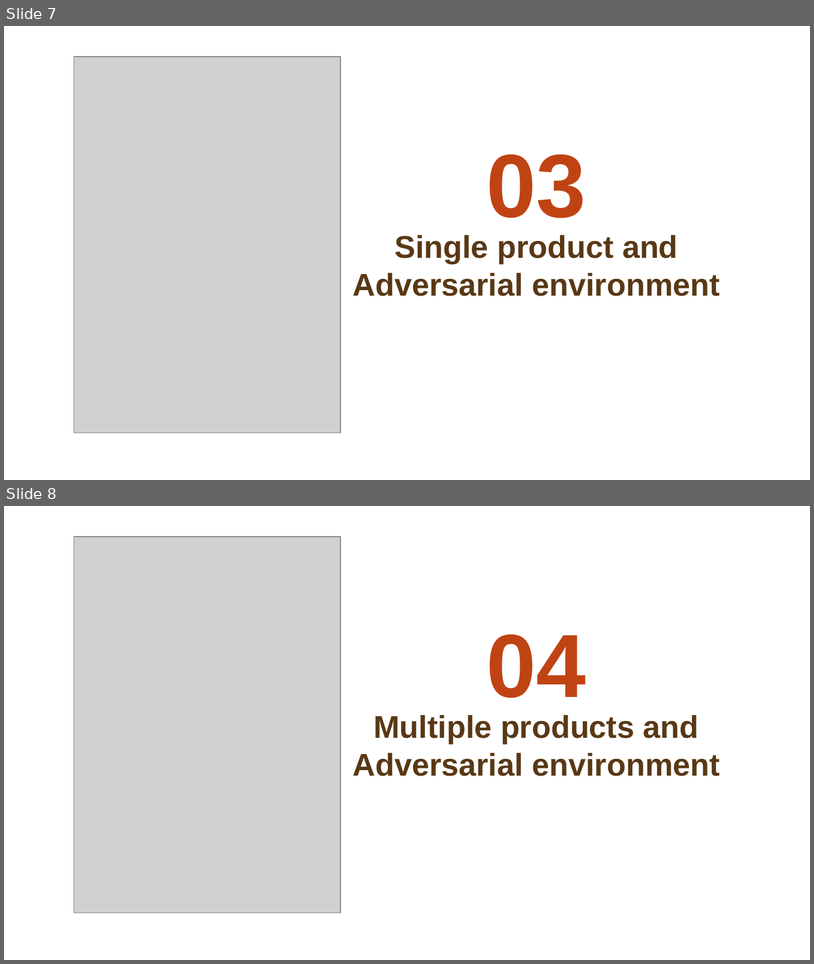
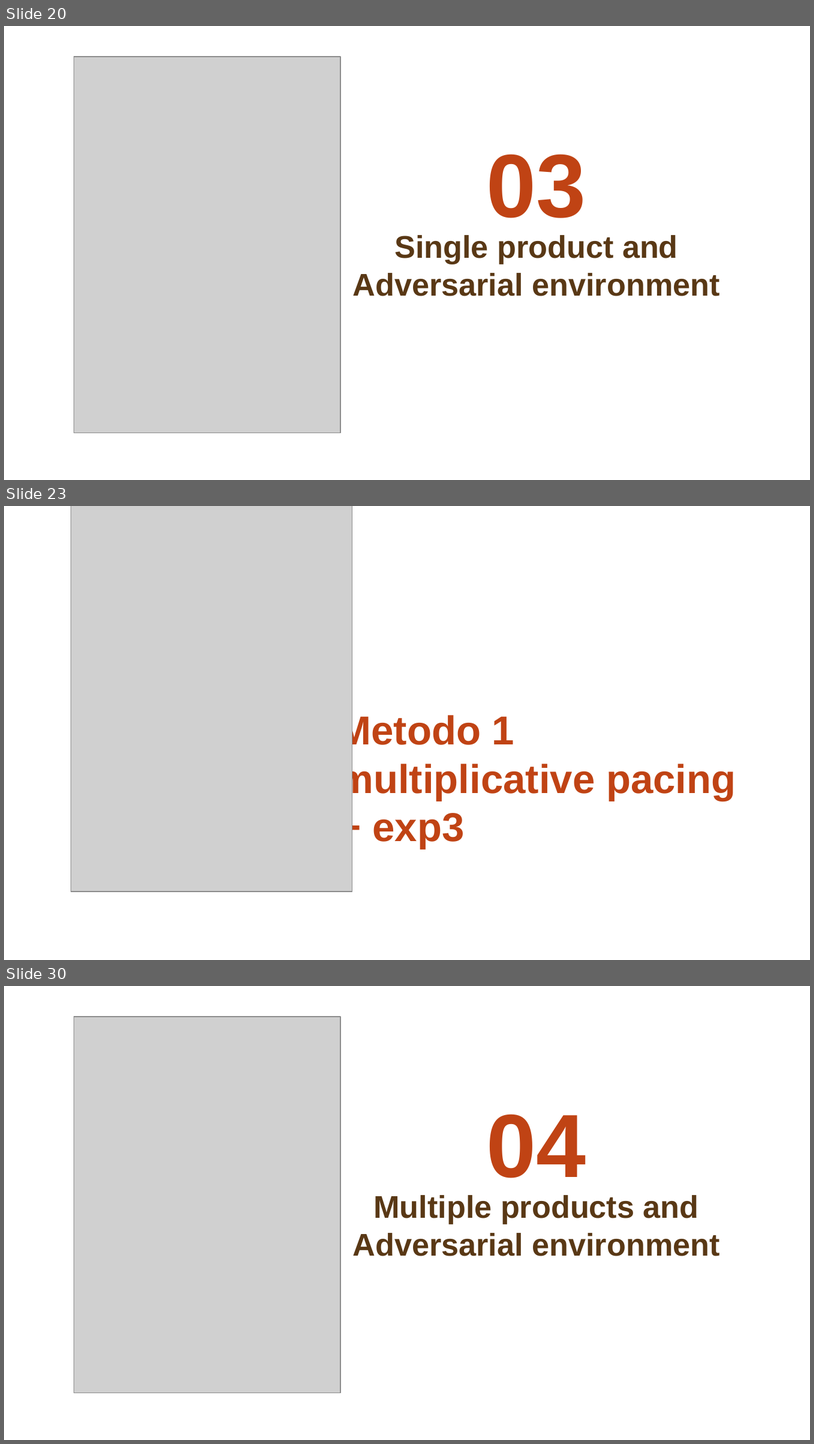
Before and after one commit to matteopasqual02/OLA-2025-project, a slide deck: presentation.pptx. Shown one above the other, each under a label of ours: slides 7 and 8 before the commit, slides 20, 23 and 30 after it; the slides between them are not shown. The pictures are 814x964 and 814x1444 pixels, drawn with LibreOffice and Linux fonts; fonts in the diff are those of the drawing; grey boxes stand for pictures; background and template pictures are left out. Boxes give left, top, right and bottom in pixels: in the first picture for what was removed or moved away, otherwise in the second. Text is boxed around its words. In the diff, an @@ line names an element or a change of style, - is before the commit and + after.

```diff
--- a/presentation.pptx
+++ b/presentation.pptx
@@ slide 23 added at (4, 506, 810, 960), background picture (left out) @@
@@ picture added at (71, 506, 353, 891) @@
@@ title added at (338, 712, 736, 849), 36 pt, text #C04314, bold @@
+Metodo 1
+multiplicative pacing
++ exp3
@@ what was slide 7 is now slide 20 @@
@@ what was slide 8 is now slide 30 @@
```
Also in this commit, not shown: 1 slide changed, 30 other slides added, 1 slide removed.
